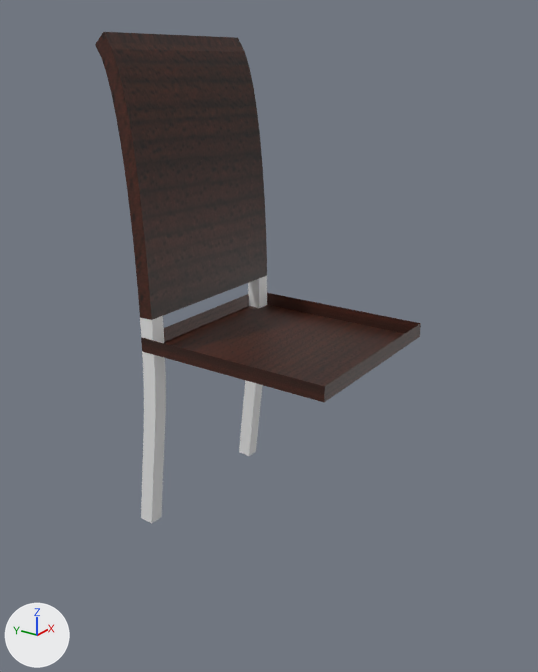
What one commit did to the Blender file Assets/models/floor_2/bedroom_sw/bedroom_sw_furniture.blend.
Rendered twice from a camera (50 mm lens) standing at (-5.65, 10.39, 15.75) and looking at (-2.9, 12.29, 14.53). Lighting does not change. The marker at lower left points along +X, +Y and +Z.

In view in the first picture: 'chair_back_wood', 'chair_legs_rear', 'chair_seat_wood'.
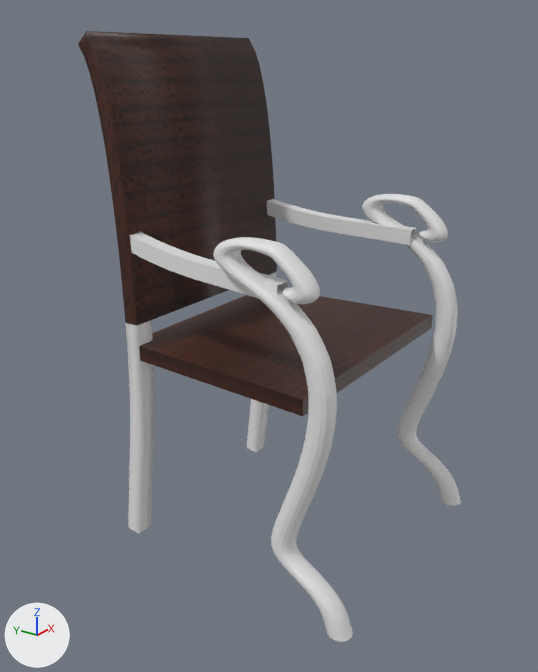
Commit message: bedroom_sw_furniture: more chair work -- mid front legs modeling

Pixel boxes (x1, y1, x2, y2) of what changed, in the pictures (538 x 672 px):
'chair_back_wood', shading changed, rescaled (16% wider): before (95, 32, 267, 320); after (78, 31, 277, 325)
'chair_seat_wood', reshaped, rescaled (11% taller): before (141, 293, 421, 402); after (139, 295, 433, 416)
'Plane.001', added: after (214, 194, 461, 642)
'chair_legs_rear', reshaped, rescaled, modifiers changed (18% wider): before (140, 276, 267, 524); after (126, 272, 276, 534)
'chair_arms_wood', added: after (130, 199, 417, 298)

The change, as a list of edits to the scene's bpy script:
```text
Change me_cube_009:
    used by ob_chair_seat_wood; location = (-2.795, 12.271, 14.492); rotation_euler = (0.0, 3.142, 0.0), in degrees (0, 180, 0); scale = (0.47, 0.503, 0.0358)
    verts and faces of me_cube_009; kept vertices keep their numbers, new ones are numbered from 8
    before: 0 (-1.0, -1.0, -1.0) at pixel (420, 323), 1 (-1.0, 1.0, -1.0), 2 (1.0, 1.0, -1.0) at pixel (141, 337), 3 (1.0, -1.0, -1.0) at pixel (324, 386), 4 (-1.0, -1.0, 1.0) at pixel (419, 336)
    before: 7 (1.0, -1.0, 1.0) at pixel (324, 402)
    remove me_cube_009.from_pydata(...)  # 8 vertices, 5 faces; spans x -1.0..1.0, y -1.0..1.0, z -1.0..1.0
    add me_cube_009.from_pydata(...)  # 8 vertices, 6 faces; spans x -1.13..1.13, y -1.0..1.0, z -1.0..1.0
    me_cube_009 part 1
    add verts[0] = (-1.13, -1.0, -1.0)  # moved, pixel (432, 314)
    add verts[4] = (-1.13, -1.0, 1.0)  # moved, pixel (431, 328)
    add verts[3] = (1.13, -1.0, -1.0)  # moved, pixel (302, 399)
    add verts[7] = (1.13, -1.0, 1.0)  # moved, pixel (302, 416)
    add faces += [(0, 1, 2, 3)]
Change me_plane_004:
    where me_plane_004.from_pydata(...)  # 218 vertices, 214 faces; spans x -1.0..1.0, y 0.0..1.25, z -0.04..0.03
    used by ob_chair_back_wood; location = (-2.795, 12.73, 13.61); rotation_euler = (1.571, 0.0, 0.0), in degrees (90, 0, 0); scale = (0.47, 1.0, 1.0)
    me_plane_004 part 2: all faces are now shaded smooth (214 of 214 changed)
Change me_cube_014:
    used by ob_chair_legs_rear; location = (-2.795, 12.737, 13.037); scale = (0.0376, 0.0376, 0.571)
    remove me_cube_014.from_pydata(...)  # 208 vertices, 204 faces; spans x 10.44..12.44, y -1.0..1.0, z -1.0..1.0
    add me_cube_014.from_pydata(...)  # 208 vertices, 204 faces; spans x 10.44..12.44, y -1.0..3.27, z 0.78..2.79
    me_cube_014 part 3: 208 of 208 vertices moved; they spanned x 10.44..12.44, y -1.0..1.0, z -1.0..1.0 and now span x 10.44..12.44, y -1.0..3.27, z 0.78..2.79; mean shift (0.0, 0.79, 1.79); largest move (10.44, -1.0, -1.0) -> (10.44, 1.28, 0.78)
Add me_cube_015:
    me_cube_015.from_pydata(...)  # 208 vertices, 204 faces; spans x 10.71..13.87, y -0.87..3.08, z 0.86..2.7
Add me_plane_007:
    me_plane_007.from_pydata(...)  # 304 vertices, 301 faces; spans x 12.05..14.51, y -0.7..0.53, z -5.38..3.27
Change ob_chair_seat_wood:
    ob_chair_seat_wood.scale: (0.47, 0.503, 0.0358) -> (0.556, 0.499, 0.0358)
Change ob_chair_back_wood:
    ob_chair_back_wood.scale: (0.47, 1.0, 1.0) -> (0.565, 1.0, 1.0)
Change ob_chair_legs_rear:
    ob_chair_legs_rear.scale: (0.0376, 0.0376, 0.571) -> (0.0452, 0.0376, 0.571)
    remove _m = ob_chair_legs_rear.modifiers.new('Curve', 'CURVE')
    remove _m.object = ob_chair_back
Add ob_chair_arms_wood:
    ob_chair_arms_wood = bpy.data.objects.new('chair_arms_wood', me_cube_015)
    ob_chair_arms_wood.location = (-2.795, 11.501, 14.782)
    ob_chair_arms_wood.rotation_euler = (-1.745, 3.142, 0.0)  # degrees (-100, 180, 0)
    ob_chair_arms_wood.scale = (0.0452, 0.0374, 0.47)
    _m = ob_chair_arms_wood.modifiers.new('Mirror', 'MIRROR')
Add ob_plane_001:
    ob_plane_001 = bpy.data.objects.new('Plane.001', me_plane_007)
    ob_plane_001.location = (-2.795, 11.803, 14.426)
    ob_plane_001.rotation_euler = (1.491, 0.0, 6.283)  # degrees (85, 0, 360)
    ob_plane_001.scale = (0.0462, 1.35, 0.0643)
    _m = ob_plane_001.modifiers.new('Mirror', 'MIRROR')
    _m = ob_plane_001.modifiers.new('Subsurf', 'SUBSURF')
    _m.levels = 2
```
